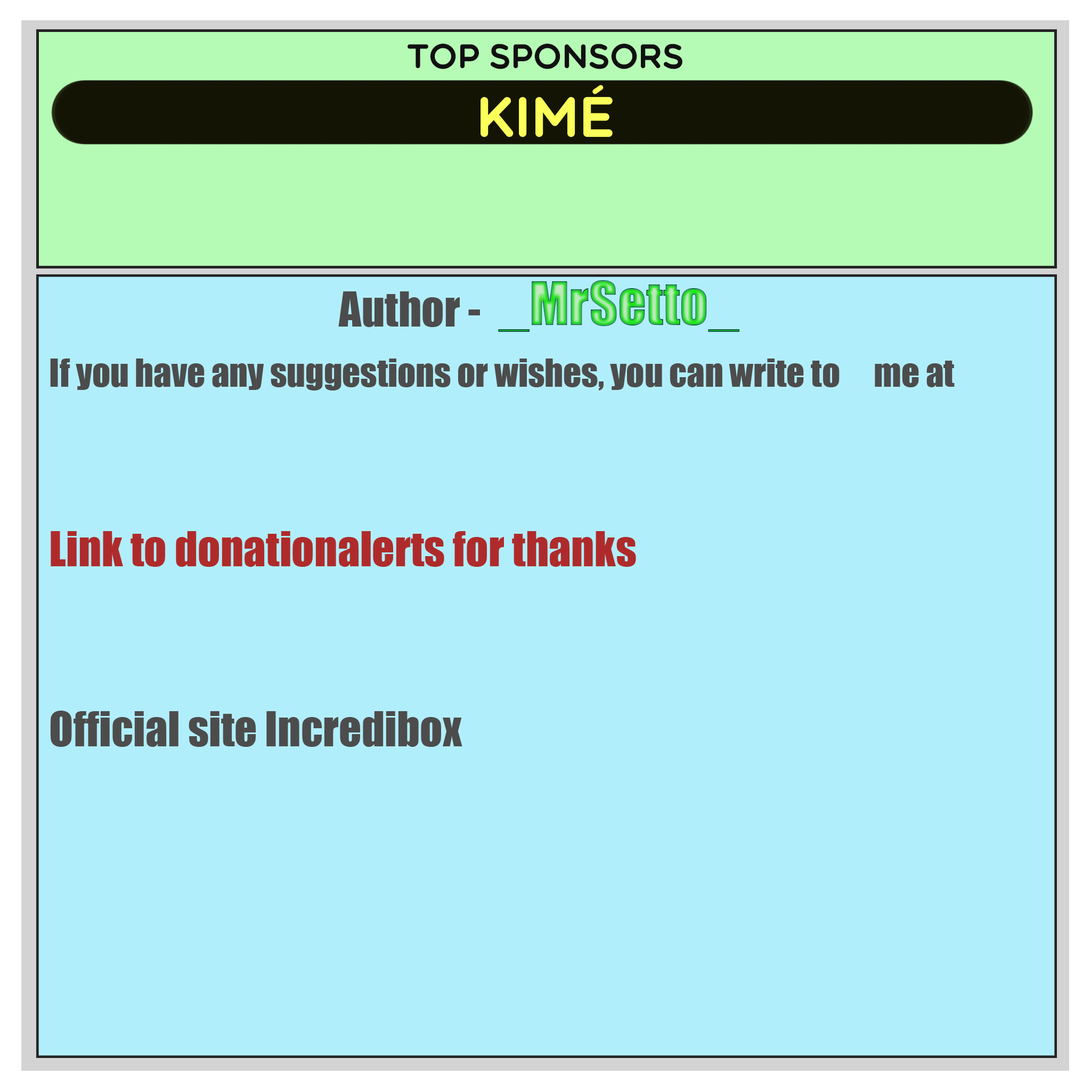
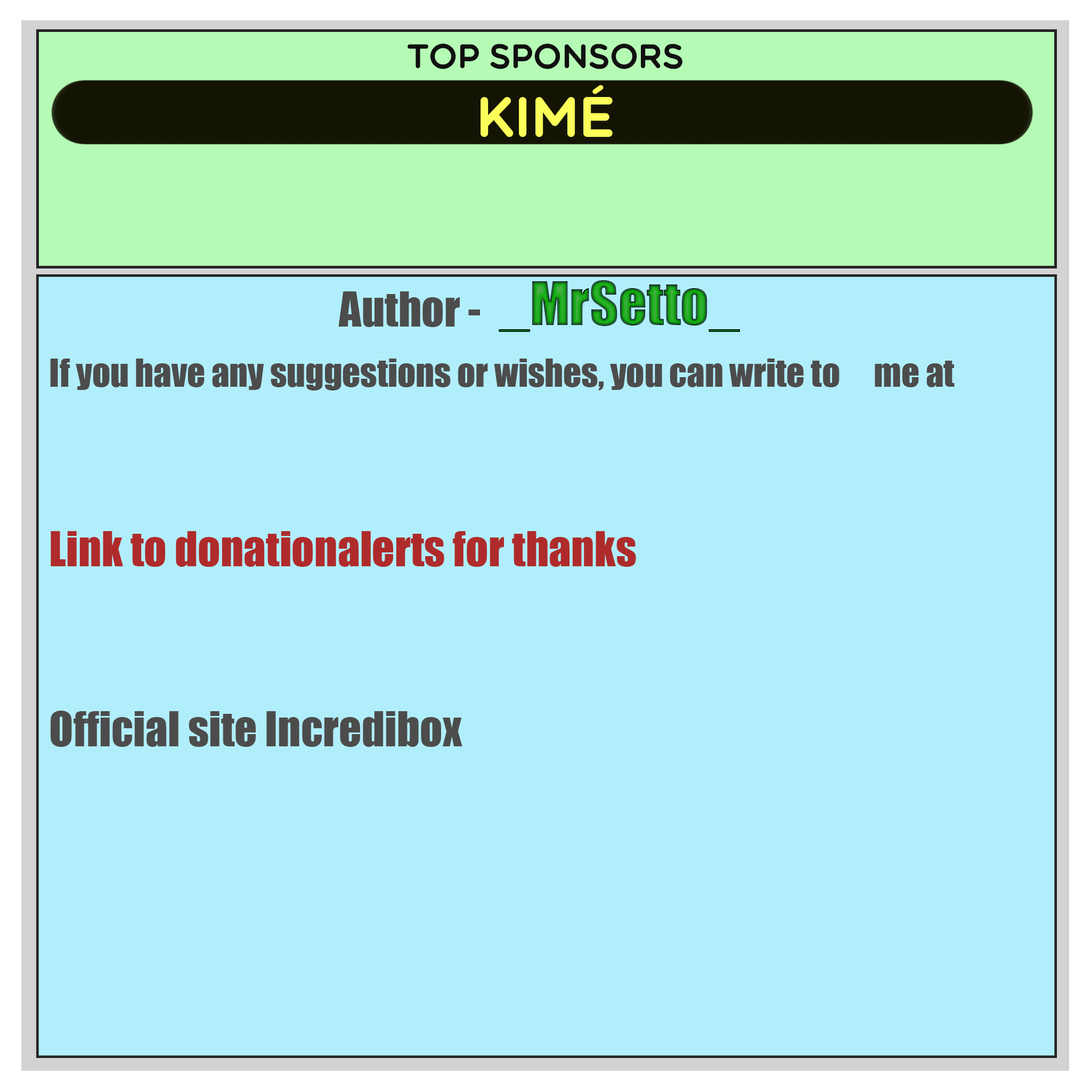
Layers edited between the first and the second 1091×1091 image:
painted on "Author - _MrSetto_ If you have any suggestion копия" over (498, 280, 741, 333)
